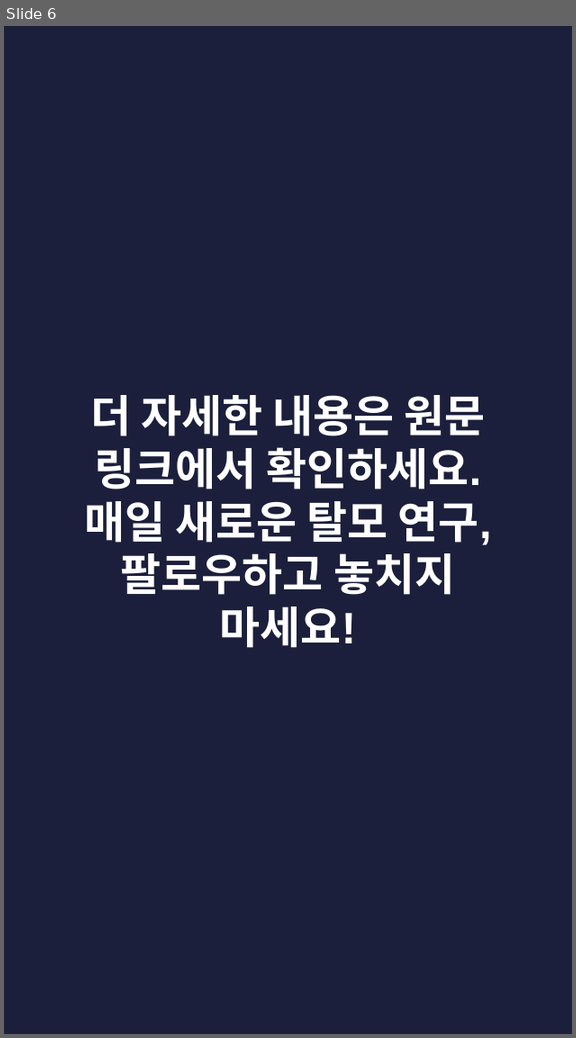
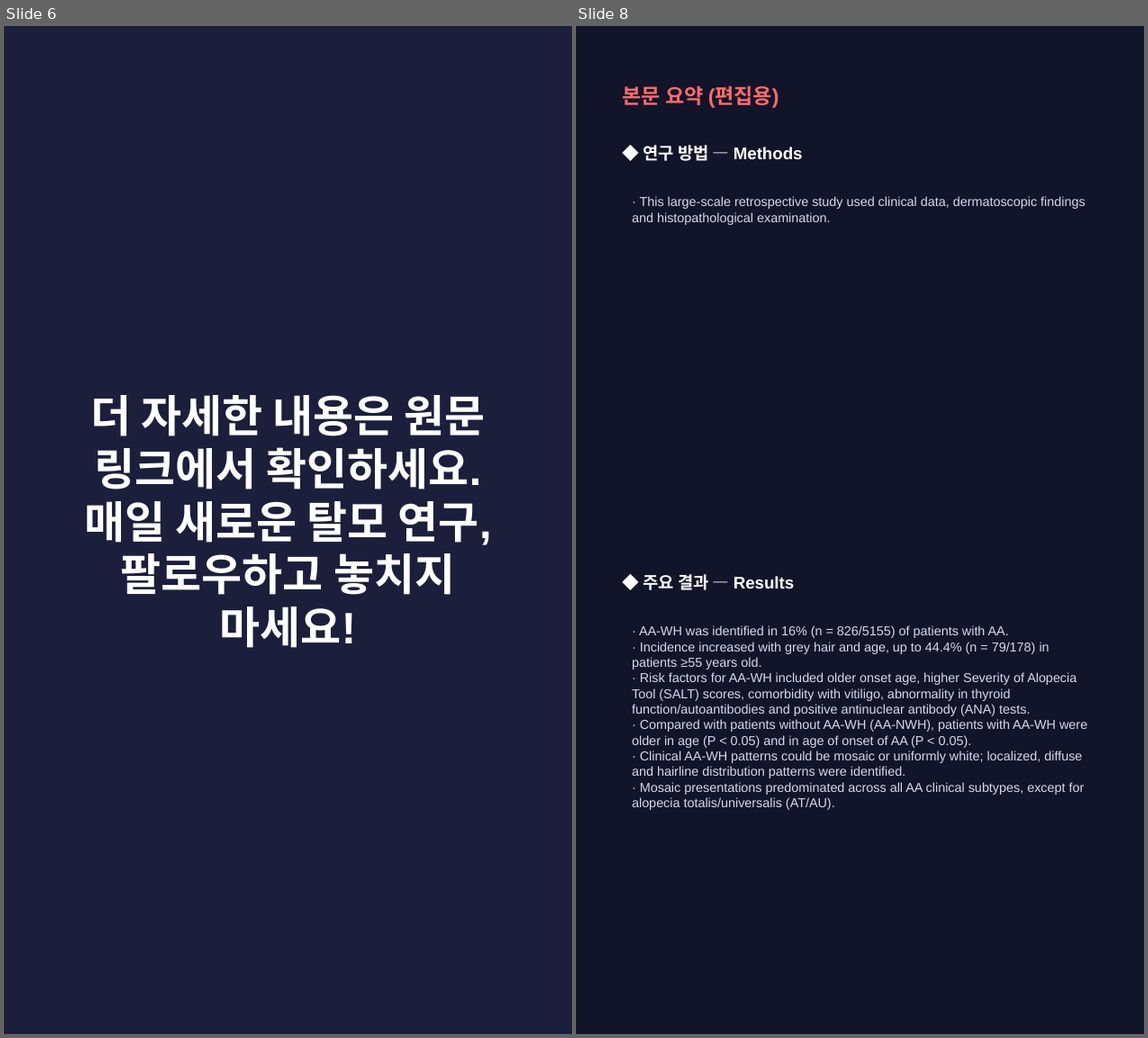
Before and after one commit to hyokang2010-BJ-ANTH/product-builder-test, a slide deck: pwa/data/latest/slides.pptx. Shown side by side, each under a label of ours: slide 6 before the commit, slides 6 and 8 after it; the slides between them are not shown. The pictures are 576x1038 and 1148x1038 pixels, drawn with LibreOffice and Linux fonts; fonts in the diff are those of the drawing. Boxes give left, top, right and bottom in pixels: in the first picture for what was removed or moved away, otherwise in the second. Text is boxed around its words. In the diff, an @@ line names an element or a change of style, - is before the commit and + after.

```diff
--- a/pwa/data/latest/slides.pptx
+++ b/pwa/data/latest/slides.pptx
@@ slide 8 added at [576,26,1144,1034], background #12142A @@
@@ text added at [623,85,779,108], 16 pt, text #FF6B6B, bold @@
+본문 요약 (편집용)
@@ text added at [644,145,803,161], 13 pt, text #FFFFFF, bold @@
+◆ 연구 방법 — Methods
@@ text added at [632,196,1085,225], 10 pt, text #D5D8EA @@
+· This large-scale retrospective study used clinical data, dermatoscopic findings and histopathological examination.
@@ text added at [644,574,795,590], 13 pt, text #FFFFFF, bold @@
+◆ 주요 결과 — Results
@@ text added at [632,625,1087,810], 10 pt, text #D5D8EA @@
+· AA-WH was identified in 16% (n = 826/5155) of patients with AA.
+· Incidence increased with grey hair and age, up to 44.4% (n = 79/178) in patients ≥55 years old.
+· Risk factors for AA-WH included older onset age, higher Severity of Alopecia Tool (SALT) scores, comorbidity with vitiligo, abnormality in thyroid function/autoantibodies and positive antinuclear antibody (ANA) tests.
+· Compared with patients without AA-WH (AA-NWH), patients with AA-WH were older in age (P < 0.05) and in age of onset of AA (P < 0.05).
+· Clinical AA-WH patterns could be mosaic or uniformly white; localized, diffuse and hairline distribution patterns were identified.
+· Mosaic presentations predominated across all AA clinical subtypes, except for alopecia totalis/universalis (AT/AU).
```
Also in this commit, not shown: 3 slides changed, 4 other slides added, 4 slides removed, 26 other files.
